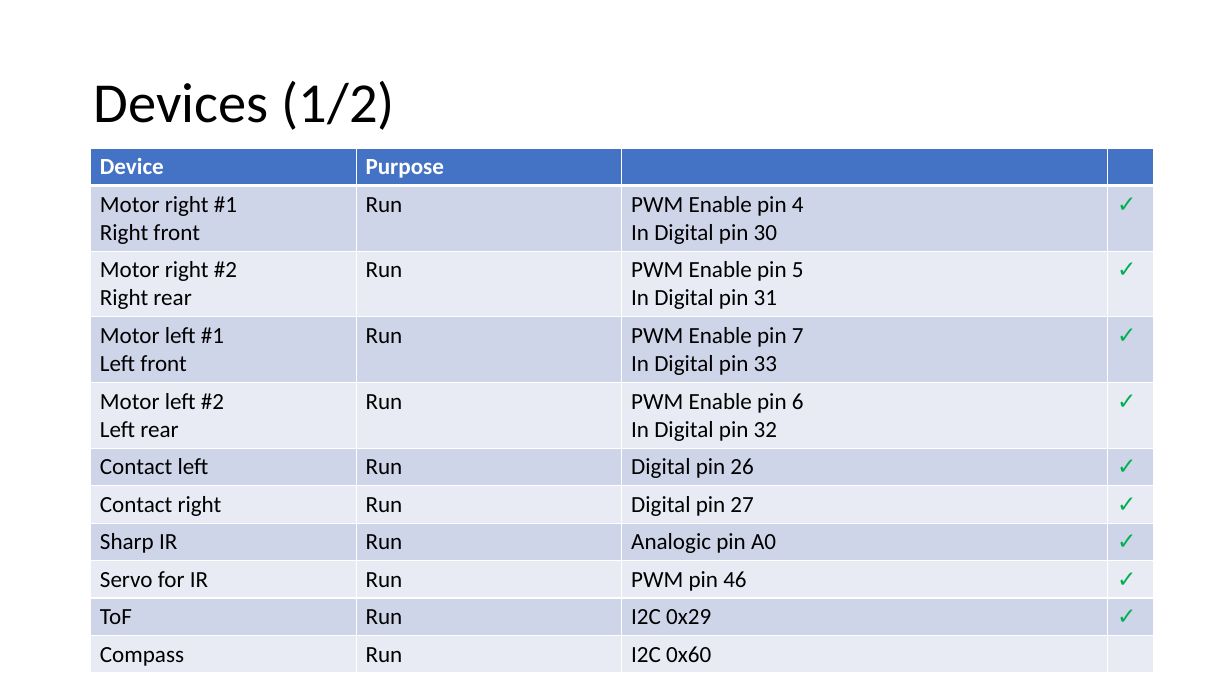
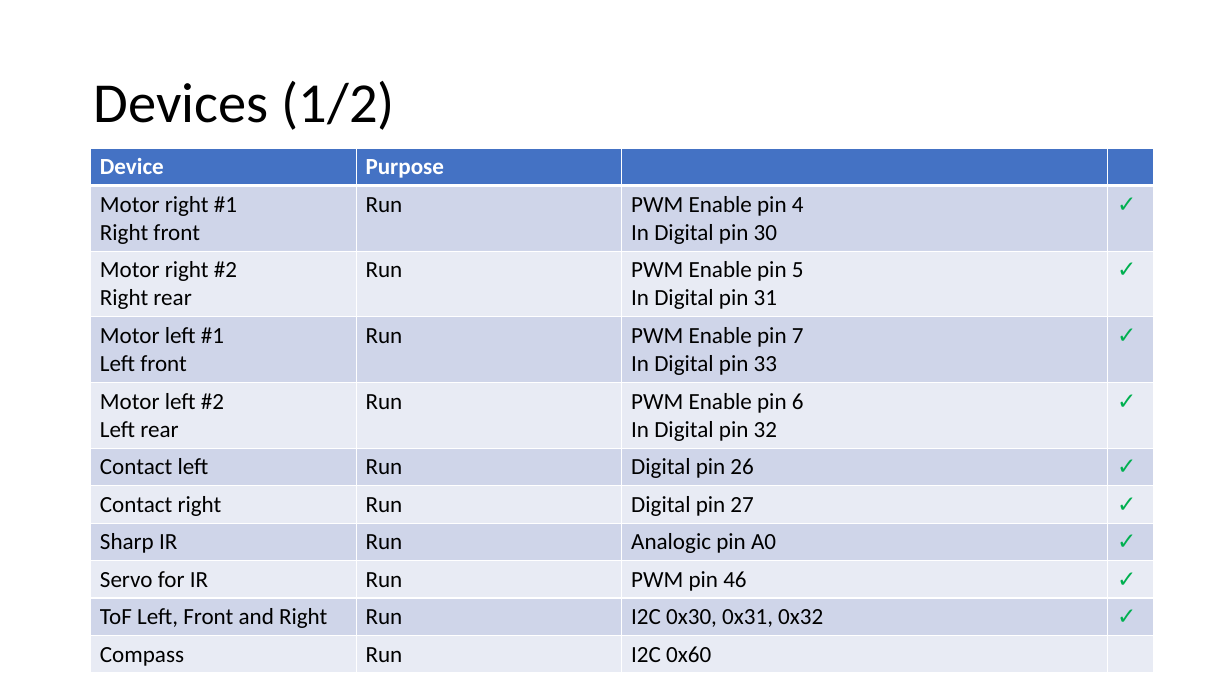
Before and after one commit to RobotEdh/RobotMicroControl, a slide deck: slide 4 of libraries/Diagramm Robot v2.pptx. Drawn at 1232x693 pixels with LibreOffice and Linux fonts; fonts in the diff are those of the drawing. Boxes give left, top, right and bottom in pixels: in the first picture for what was removed or moved away, otherwise in the second. Text is boxed around its words. In the diff, an @@ line names an element or a change of style, - is before the commit and + after.

```diff
--- a/libraries/Diagramm Robot v2.pptx
+++ b/libraries/Diagramm Robot v2.pptx
@@ table at bbox=[91, 148, 1155, 670] @@
-row 10, column 1: ToF
+row 10, column 1: ToF Left, Front and Right
-row 10, column 3: I2C 0x29
+row 10, column 3: I2C 0x30, 0x31, 0x32
```
Also in this commit, not shown: 2 other slides changed, 14 other files.
